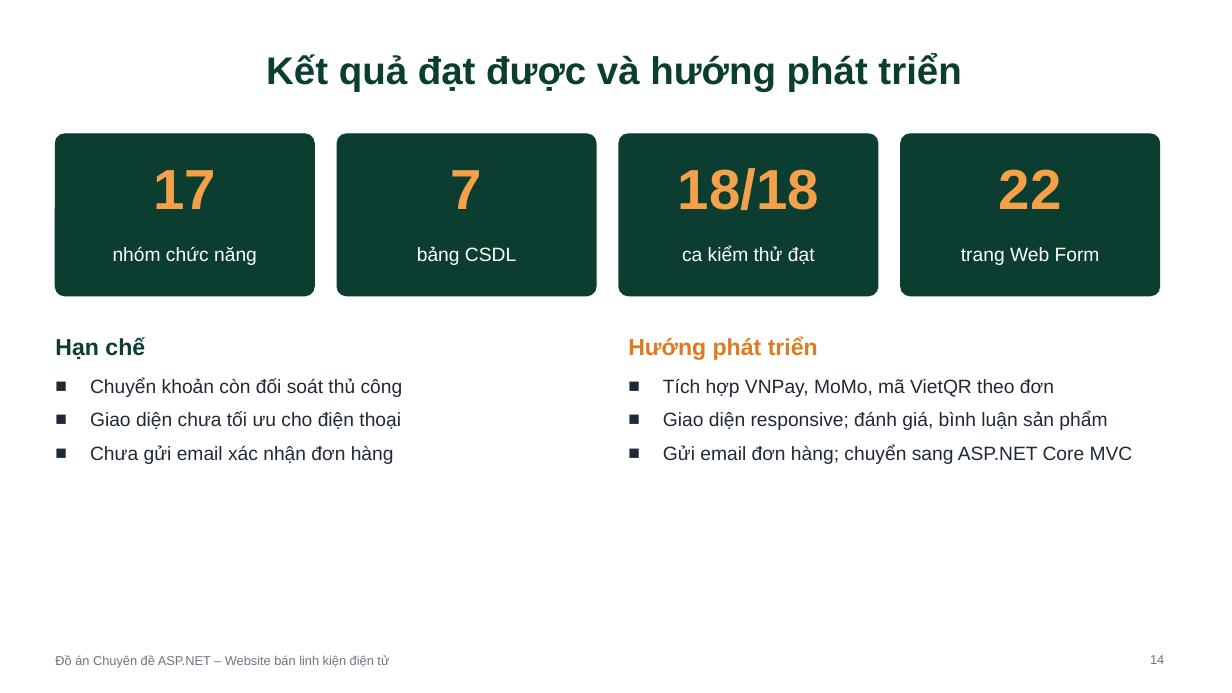
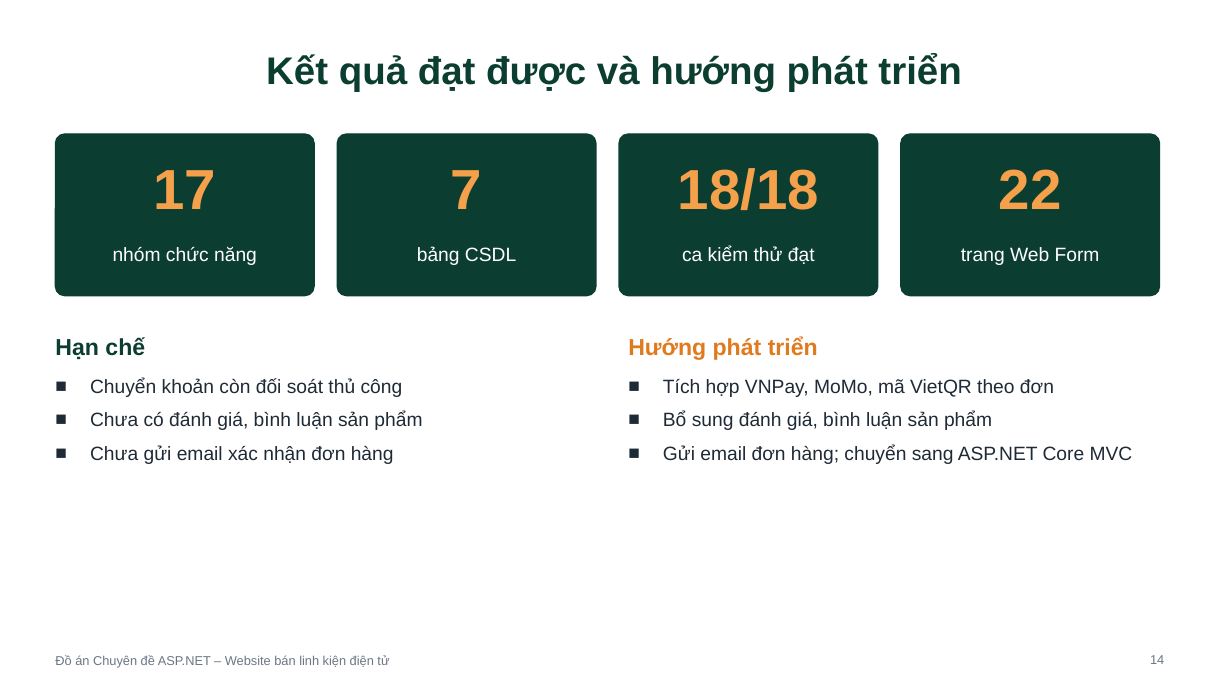
Before and after one commit to btduy10/ASPNET, a slide deck: slide 14 of thesis/abs/TrinhChieu_WebsiteBanLinhKien.pptx. Drawn at 1232x693 pixels with LibreOffice and Linux fonts; fonts in the diff are those of the drawing. Boxes give left, top, right and bottom in pixels: in the first picture for what was removed or moved away, otherwise in the second. Text is boxed around its words. In the diff, an @@ line names an element or a change of style, - is before the commit and + after.

Commit message:
Giao diện tương thích điện thoại

```diff
--- a/thesis/abs/TrinhChieu_WebsiteBanLinhKien.pptx
+++ b/thesis/abs/TrinhChieu_WebsiteBanLinhKien.pptx
@@ text at (90,411,422,430): text changed @@
-■ Giao diện chưa tối ưu cho điện thoại
+■ Chưa có đánh giá, bình luận sản phẩm
@@ text at (663,411,992,430): text changed @@
-■ Giao diện responsive; đánh giá, bình luận sản phẩm
+■ Bổ sung đánh giá, bình luận sản phẩm
```
Also in this commit, not shown: 5 other files.
